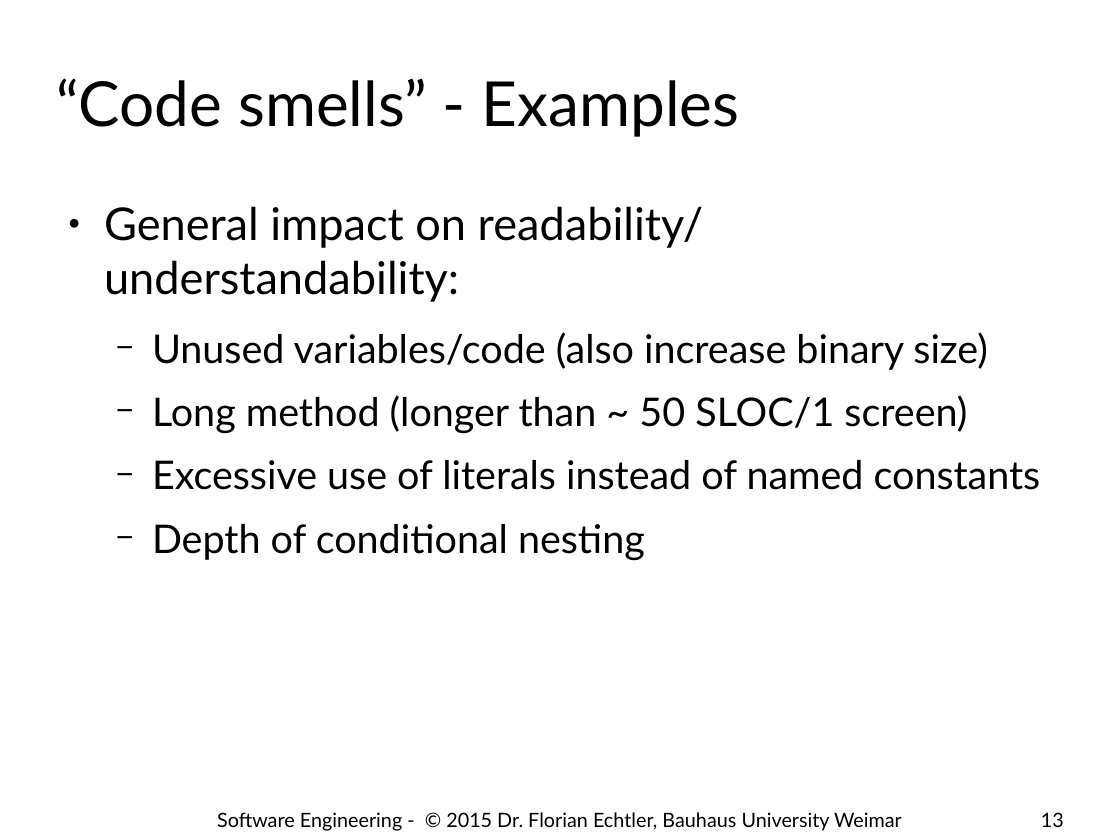
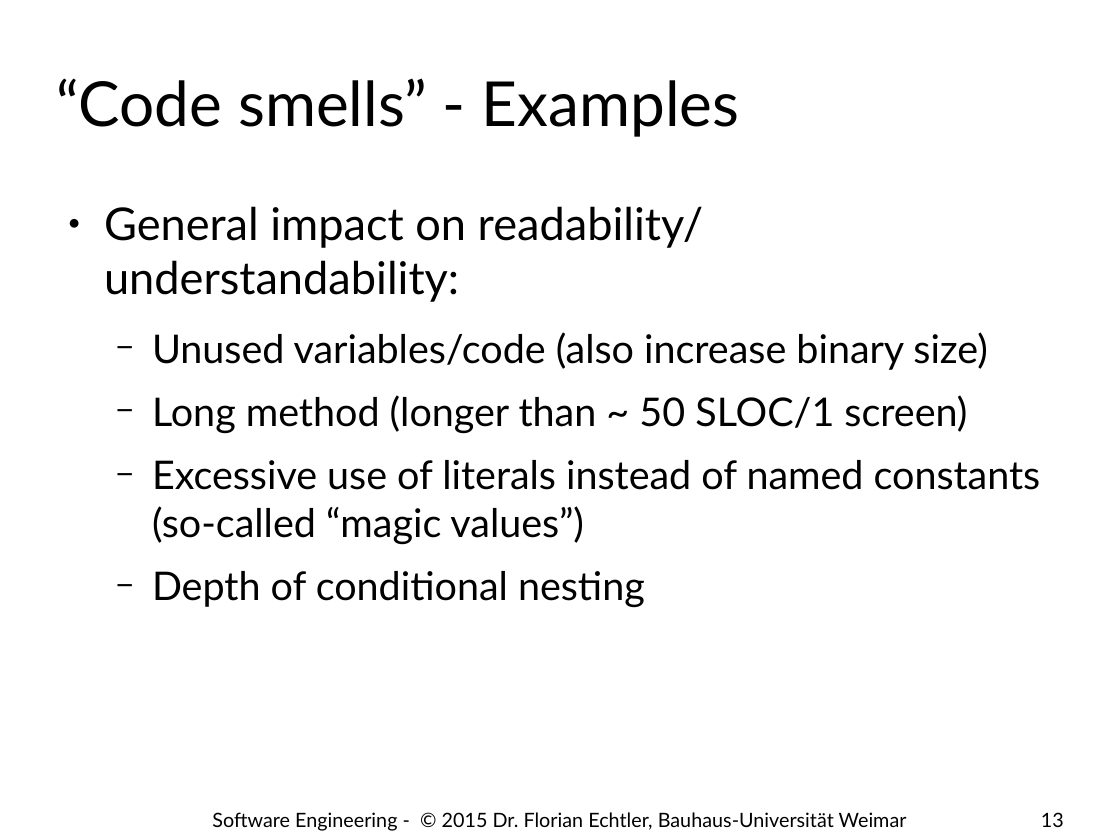
Before and after one commit to floe/software-engineering, a slide deck: slide 13 of 07-code-quality.odp. Drawn at 1120x840 pixels with LibreOffice and Linux fonts; fonts in the diff are those of the drawing; background and template pictures are left out. Boxes give left, top, right and bottom in pixels: in the first picture for what was removed or moved away, otherwise in the second. Text is boxed around its words. In the diff, an @@ line names an element or a change of style, - is before the commit and + after.

Commit message:
update code quality (more examples)

```diff
--- a/07-code-quality.odp
+++ b/07-code-quality.odp
@@ text at box(152, 460, 1041, 544): text changed @@
-  − Excessive use of literals instead of named constants
+  − Excessive use of literals instead of named constants (so-called “magic values”)
@@ text at box(212, 812, 907, 831): text changed @@
-Software Engineering - © 2015 Dr. Florian Echtler, Bauhaus University Weimar
+Software Engineering - © 2015 Dr. Florian Echtler, Bauhaus-Universität Weimar
```
Also in this commit, not shown: 22 other slides changed, 4 slides added.
